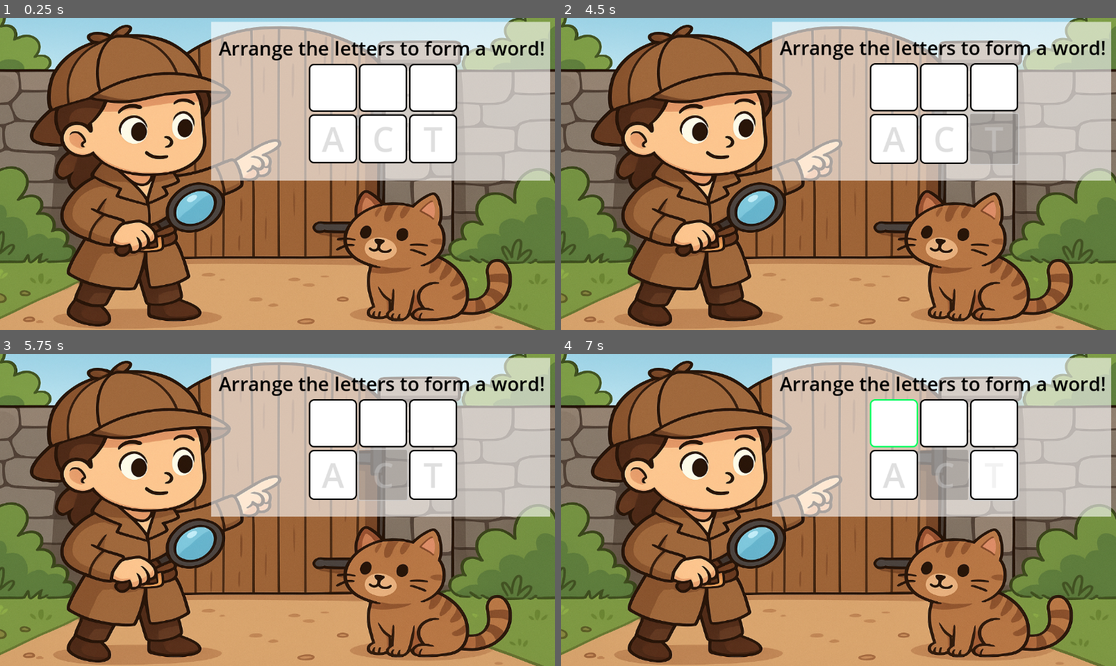
Above: before the commit, frames 1-4 (two rows, left to right).
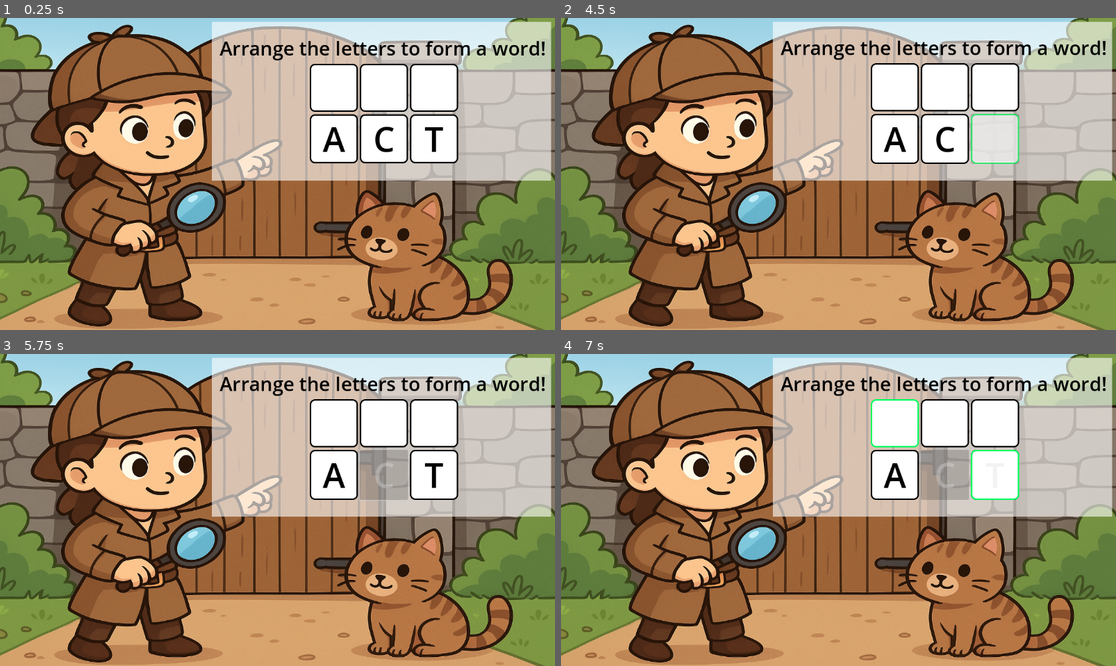
Above: after the commit, the same moments.

Repository: yvenspinto13/detective_q
Game: Godot game, scene res://scenes/WordBuildScene.tscn
Two runs of this game, one before a commit and one after it. Both use one fixed random seed, a clock stepped at 60 frames per second and the inputs below. This scene is started directly instead of the project's main scene.
Inputs (mouse positions are in pixels of both pictures, inside the frame that each line leads up to):
- Up to frame 1 (0.25 s): no input
- Up to frame 2 (4.5 s): click (894, 86) at 0.5 s; click (943, 86) at 1.25 s; click (993, 86) at 2 s; click "A" at 2.75 s; click "C" at 3.5 s; click "T" at 4.25 s
- Up to frame 3 (5.75 s): tap Enter at 5 s; move the mouse to (399, 494) at 5.02 s; hold Right (ui_right) from 5.03 s (still down); click (399, 494) at 5.17 s
- Up to frame 4 (7 s): release Right (ui_right) at 5.75 s; tap Space at 5.75 s; drag from (727, 525) to (810, 572) at 5.77 s; tap Enter at 6.5 s; move the mouse to (894, 441) at 6.52 s; hold Right (ui_right) from 6.53 s (still down)

The runs differ from the first frame. In frame 1, 8.7% of the frame differs, in the area x 0-100%, y 0-100%; in frame 2, 10%; in frame 3, 8.6%; in frame 4, 8.6%.

Commit message:
fix: font colours and emit cues

Diff:
--- a/detective_character_body_2d.gd
+++ b/detective_character_body_2d.gd
@@ -40,3 +40,7 @@
 					print("Gate")
 					gate_triggered = true
 					emit_signal("puzzle_touched", "RhymePuzzleScene", tile_id_x)
+				elif tile_id_x == 3:
+					print("Gate")
+					gate_triggered = true
+					emit_signal("puzzle_touched", "WordBuildScene", tile_id_x)
--- a/scenes/WordBuildScene.tscn
+++ b/scenes/WordBuildScene.tscn
@@ -41,18 +41,6 @@
 corner_radius_bottom_right = 10
 corner_radius_bottom_left = 10
 
-[sub_resource type="StyleBoxFlat" id="StyleBoxFlat_cwkwi"]
-bg_color = Color(1, 1, 1, 1)
-border_width_left = 3
-border_width_top = 3
-border_width_right = 3
-border_width_bottom = 3
-border_color = Color(0, 0, 0, 1)
-corner_radius_top_left = 10
-corner_radius_top_right = 10
-corner_radius_bottom_right = 10
-corner_radius_bottom_left = 10
-
 [sub_resource type="StyleBoxFlat" id="StyleBoxFlat_3yuec"]
 bg_color = Color(1, 1, 1, 1)
 border_width_left = 3
@@ -66,6 +54,7 @@
 corner_radius_bottom_left = 10
 
 [node name="WordBuildScene" type="Node2D"]
+position = Vector2(2, 0)
 script = ExtResource("1_kwfl5")
 
 [node name="UI" type="Control" parent="."]
@@ -121,6 +110,11 @@
 [node name="Slot1" type="Button" parent="UI/PuzzleUI/SlotsContainer"]
 custom_minimum_size = Vector2(100, 100)
 layout_mode = 2
+theme_override_colors/font_hover_pressed_color = Color(0, 0, 0, 1)
+theme_override_colors/font_hover_color = Color(0, 0, 0, 1)
+theme_override_colors/font_color = Color(0, 0, 0, 1)
+theme_override_colors/font_focus_color = Color(0, 0, 0, 1)
+theme_override_colors/font_pressed_color = Color(0, 0, 0, 1)
 theme_override_constants/outline_size = 0
 theme_override_font_sizes/font_size = 70
 theme_override_styles/focus = ExtResource("3_ckeks")
@@ -134,12 +128,22 @@
 [node name="Slot2" type="Button" parent="UI/PuzzleUI/SlotsContainer"]
 custom_minimum_size = Vector2(100, 100)
 layout_mode = 2
+theme_override_colors/font_hover_pressed_color = Color(0, 0, 0, 1)
+theme_override_colors/font_hover_color = Color(0, 0, 0, 1)
+theme_override_colors/font_color = Color(0, 0, 0, 1)
+theme_override_colors/font_focus_color = Color(0, 0, 0, 1)
+theme_override_colors/font_pressed_color = Color(0, 0, 0, 1)
 theme_override_font_sizes/font_size = 70
 theme_override_styles/normal = SubResource("StyleBoxFlat_ckeks")
 
 [node name="Slot3" type="Button" parent="UI/PuzzleUI/SlotsContainer"]
 custom_minimum_size = Vector2(100, 0)
 layout_mode = 2
+theme_override_colors/font_hover_pressed_color = Color(0, 0, 0, 1)
+theme_override_colors/font_hover_color = Color(0, 0, 0, 1)
+theme_override_colors/font_color = Color(0, 0, 0, 1)
+theme_override_colors/font_focus_color = Color(0, 0, 0, 1)
+theme_override_colors/font_pressed_color = Color(0, 0, 0, 1)
 theme_override_font_sizes/font_size = 70
 theme_override_styles/normal = SubResource("StyleBoxFlat_oiww4")
 
@@ -150,6 +154,10 @@
 [node name="LetterC" type="Button" parent="UI/PuzzleUI/LettersContainer"]
 custom_minimum_size = Vector2(100, 100)
 layout_mode = 2
+theme_override_colors/font_hover_pressed_color = Color(0, 0, 0, 1)
+theme_override_colors/font_color = Color(0, 0, 0, 1)
+theme_override_colors/font_focus_color = Color(0, 0, 0, 1)
+theme_override_colors/font_pressed_color = Color(0, 0, 0, 1)
 theme_override_font_sizes/font_size = 70
 theme_override_styles/focus = ExtResource("3_ckeks")
 theme_override_styles/hover_pressed_mirrored = ExtResource("3_ckeks")
@@ -163,13 +171,35 @@
 [node name="LetterA" type="Button" parent="UI/PuzzleUI/LettersContainer"]
 custom_minimum_size = Vector2(100, 0)
 layout_mode = 2
-theme_override_font_sizes/font_size = 70
-theme_override_styles/normal = SubResource("StyleBoxFlat_cwkwi")
+theme_override_colors/font_hover_pressed_color = Color(0, 0, 0, 1)
+theme_override_colors/font_hover_color = Color(0, 0, 0, 1)
+theme_override_colors/font_color = Color(0, 0, 0, 1)
+theme_override_colors/font_focus_color = Color(0, 0, 0, 1)
+theme_override_colors/font_pressed_color = Color(0, 0, 0, 1)
+theme_override_font_sizes/font_size = 70
+theme_override_styles/hover_pressed_mirrored = ExtResource("3_ckeks")
+theme_override_styles/hover_pressed = ExtResource("3_ckeks")
+theme_override_styles/hover_mirrored = ExtResource("3_ckeks")
+theme_override_styles/hover = ExtResource("3_ckeks")
+theme_override_styles/pressed_mirrored = ExtResource("3_ckeks")
+theme_override_styles/pressed = ExtResource("3_ckeks")
+theme_override_styles/normal = ExtResource("4_oiww4")
 text = "C"
 
 [node name="LetterT" type="Button" parent="UI/PuzzleUI/LettersContainer"]
 custom_minimum_size = Vector2(100, 0)
 layout_mode = 2
-theme_override_font_sizes/font_size = 70
+theme_override_colors/font_hover_pressed_color = Color(0, 0, 0, 1)
+theme_override_colors/font_hover_color = Color(0, 0, 0, 1)
+theme_override_colors/font_color = Color(0, 0, 0, 1)
+theme_override_colors/font_pressed_color = Color(0, 0, 0, 1)
+theme_override_font_sizes/font_size = 70
+theme_override_styles/focus = ExtResource("3_ckeks")
+theme_override_styles/hover_pressed_mirrored = ExtResource("3_ckeks")
+theme_override_styles/hover_pressed = ExtResource("3_ckeks")
+theme_override_styles/hover = ExtResource("3_ckeks")
+theme_override_styles/pressed_mirrored = ExtResource("3_ckeks")
+theme_override_styles/pressed = ExtResource("3_ckeks")
+theme_override_styles/normal_mirrored = ExtResource("4_oiww4")
 theme_override_styles/normal = SubResource("StyleBoxFlat_3yuec")
 text = "T"
--- a/scenes/word_build_scene.gd
+++ b/scenes/word_build_scene.gd
@@ -1,4 +1,5 @@
 extends Node2D
+signal puzzle_completed(puzzle_name: String)
 
 # Quick references
 @onready var letters_container := $UI/PuzzleUI/LettersContainer
@@ -50,10 +51,10 @@
 	if word.length() == CORRECT_WORD.length():
 		if word == CORRECT_WORD:
 			print("✅ Puzzle solved!")
-			get_tree().change_scene_to_file("res://scenes/Success.tscn")
+			emit_signal("puzzle_completed", "tree_house")  # success path
 		else:
-			print("❌ Wrong word!")
-			get_tree().change_scene_to_file("res://scenes/Failure.tscn")
+			print("❌ Wrong word! Resetting...")
+			reset_puzzle()  # clear slots and allow retry
 
 func reset_puzzle() -> void:
 	# clear slots and re-enable all letters
Not shown: 1 places in scenes/WordBuildScene.tscn that only renumber resources
